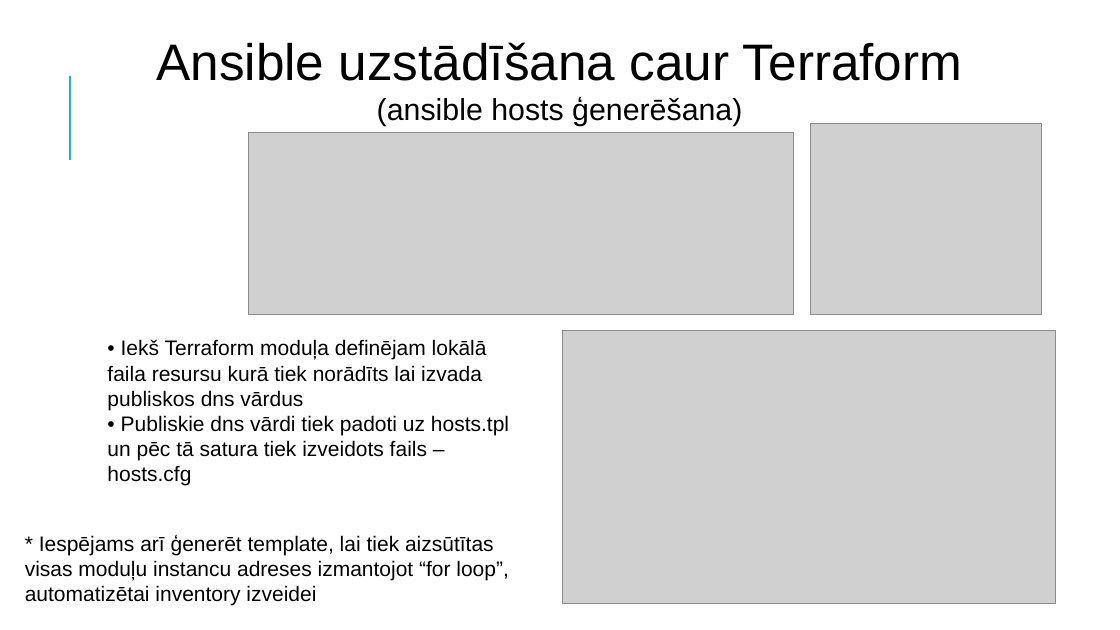
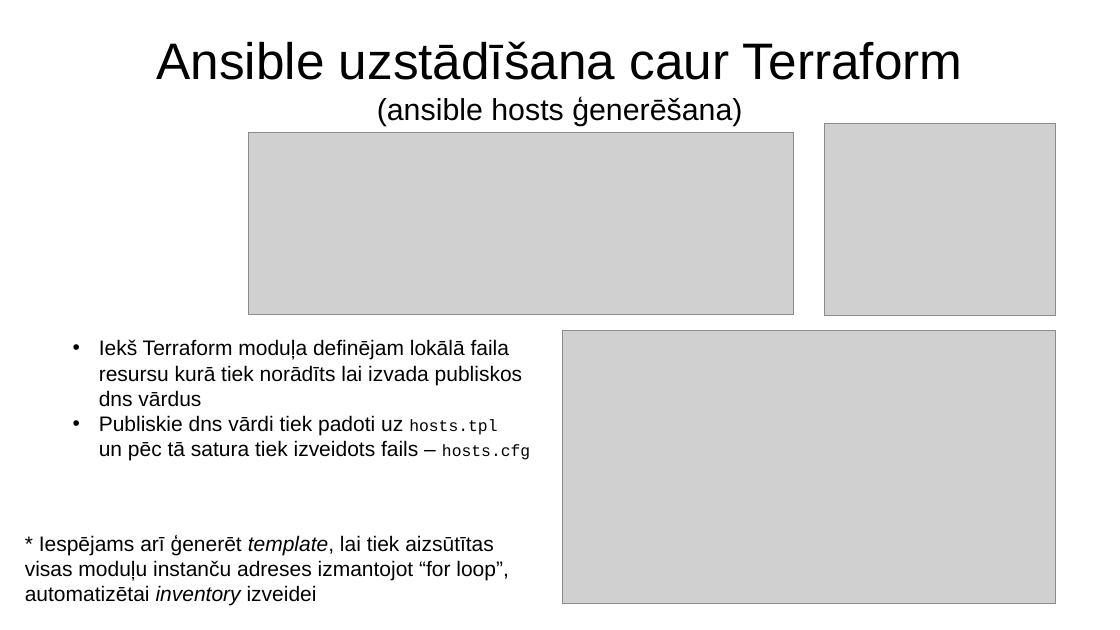
Before and after one commit to DitaGabalina/devops_db_group, a slide deck: slide 15 of docs/Slaidi.2022.07.04_v2.pptx. Drawn at 1120x630 pixels with LibreOffice and Linux fonts; fonts in the diff are those of the drawing; grey boxes stand for pictures. Boxes give left, top, right and bottom in pixels: in the first picture for what was removed or moved away, otherwise in the second. Text is boxed around its words. In the diff, an @@ line names an element or a change of style, - is before the commit and + after.

```diff
--- a/docs/Slaidi.2022.07.04_v2.pptx
+++ b/docs/Slaidi.2022.07.04_v2.pptx
@@ line removed from (70, 160) to (70, 76) @@
@@ picture: place and size @@
-picture at (811,123,1043,314)
+picture at (824,124,1056,315)
@@ text at (99,339,530,461): text changed @@
-• Iekš Terraform moduļa definējam lokālā faila resursu kurā tiek norādīts lai izvada publiskos dns vārdus
-• Publiskie dns vārdi tiek padoti uz hosts.tpl un pēc tā satura tiek izveidots fails – hosts.cfg
+• Iekš Terraform moduļa definējam lokālā faila resursu kurā tiek norādīts lai izvada publiskos dns vārdus
+• Publiskie dns vārdi tiek padoti uz hosts.tpl un pēc tā satura tiek izveidots fails – hosts.cfg
@@ text at (25,535,508,605): text changed @@
-* Iespējams arī ģenerēt template, lai tiek aizsūtītas visas moduļu instancu adreses izmantojot “for loop”, automatizētai inventory izveidei
+* Iespējams arī ģenerēt template, lai tiek aizsūtītas visas moduļu instanču adreses izmantojot “for loop”, automatizētai inventory izveidei
```
Also in this commit, not shown: 16 other slides changed, 1 other file.
